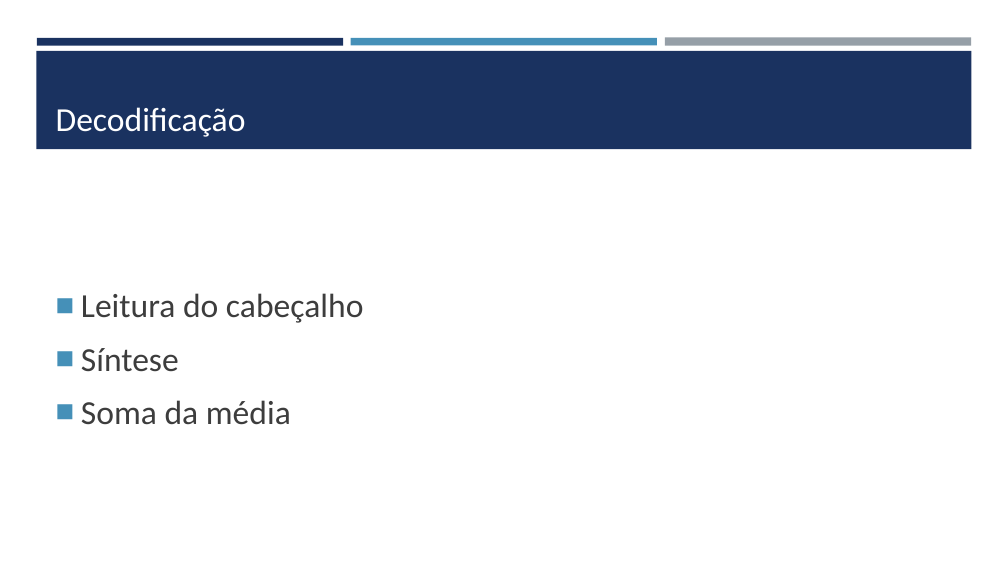
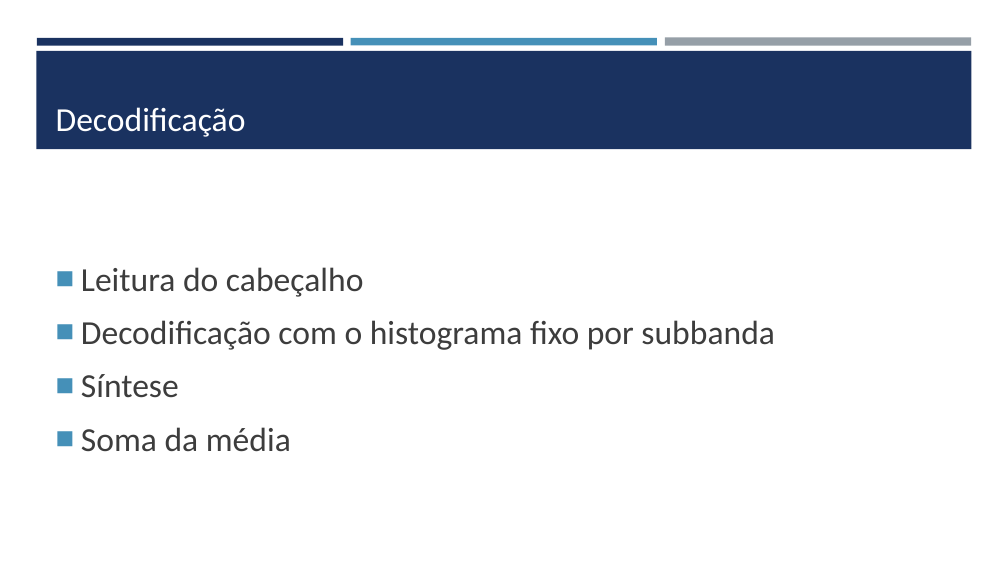
Before and after one commit to VRavaglia/Compressao-de-Imagens, a slide deck: slide 7 of Wavelets/ap_final.pptx. Drawn at 1008x567 pixels with LibreOffice and Linux fonts; fonts in the diff are those of the drawing. Boxes give left, top, right and bottom in pixels: in the first picture for what was removed or moved away, otherwise in the second. Text is boxed around its words. In the diff, an @@ line names an element or a change of style, - is before the commit and + after.

```diff
--- a/Wavelets/ap_final.pptx
+++ b/Wavelets/ap_final.pptx
@@ text at bbox=[81, 320, 775, 350]: paragraph added @@
+■ Decodificação com o histograma fixo por subbanda
```
Also in this commit, not shown: 4 other slides changed, 1 other file.
